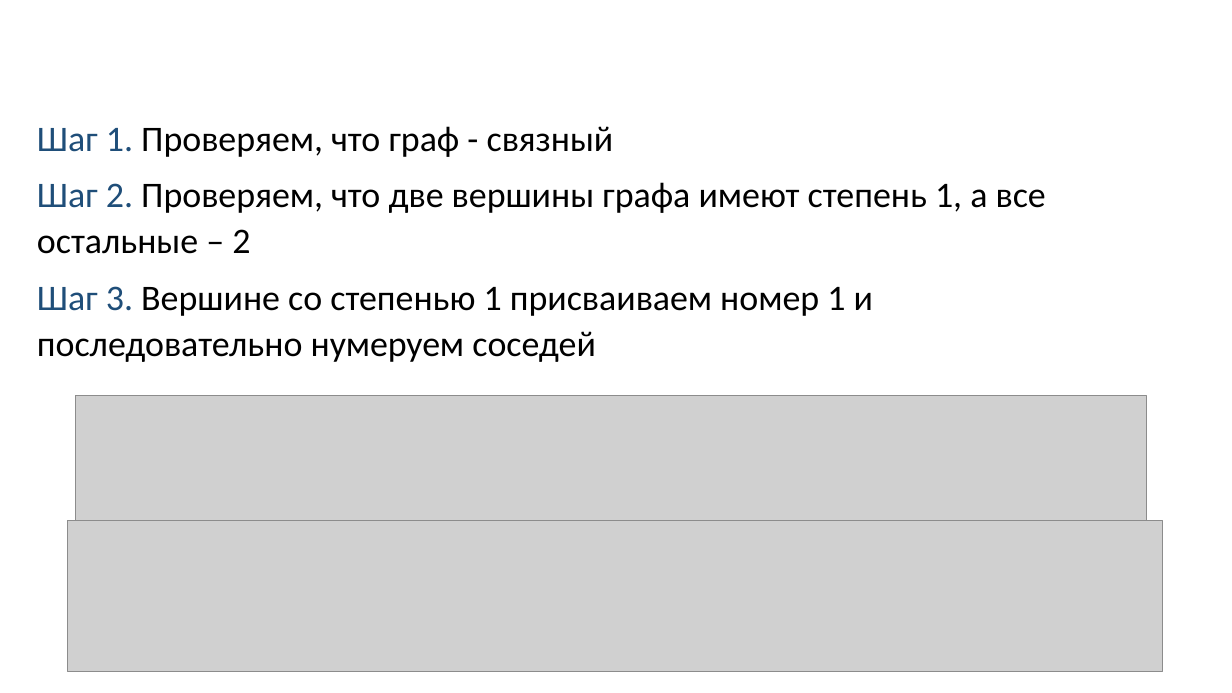
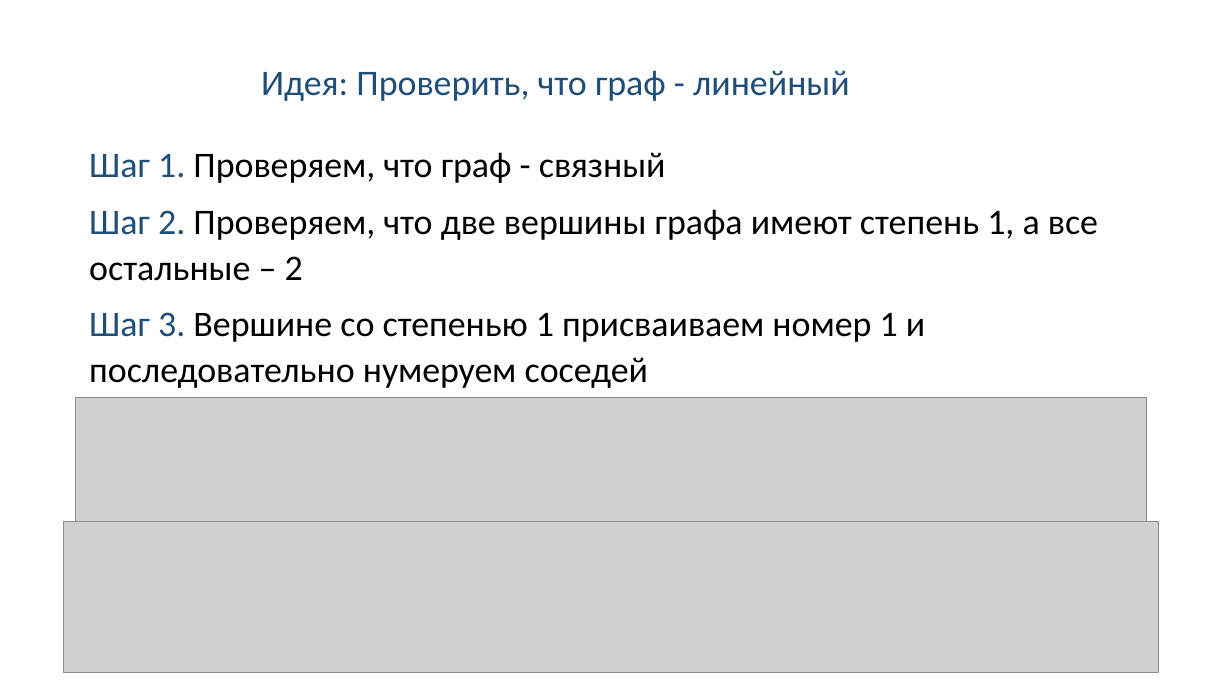
Before and after one commit to Linserous/NumericalGridGeneration, a slide deck: slide 18 of docs/Презентация v0.8.1.pptx. Drawn at 1232x693 pixels with LibreOffice and Linux fonts; fonts in the diff are those of the drawing; grey boxes stand for pictures. Boxes give left, top, right and bottom in pixels: in the first picture for what was removed or moved away, otherwise in the second. Text is boxed around its words. In the diff, an @@ line names an element or a change of style, - is before the commit and + after.

```diff
--- a/docs/Презентация v0.8.1.pptx
+++ b/docs/Презентация v0.8.1.pptx
@@ text added at box(261, 70, 850, 101), 28 pt, text #1F4E79 @@
+Идея: Проверить, что граф - линейный
@@ text "Шаг 1. Проверяем, что граф ...": place and size @@
-text "Шаг 1. Проверяем, что граф ..." at box(37, 126, 1046, 362)
+text "Шаг 1. Проверяем, что граф ..." at box(89, 152, 1098, 388)
@@ picture: place and size @@
-picture at box(67, 520, 1163, 671)
+picture at box(64, 522, 1159, 673)
```
Also in this commit, not shown: 10 other slides changed, 1 slide added.
